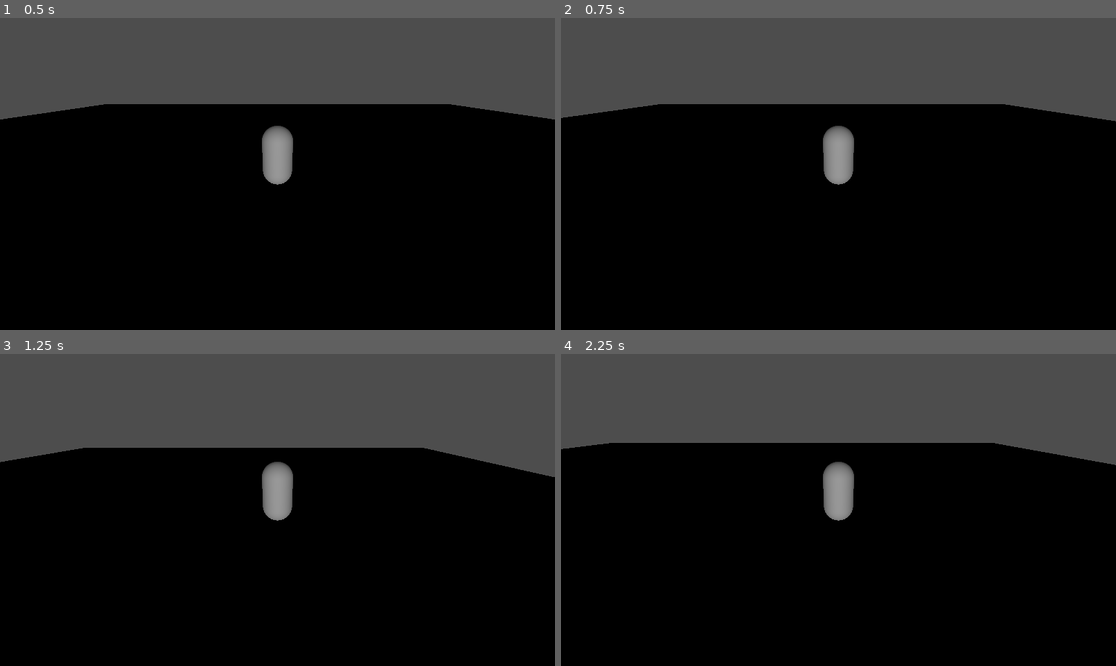
Above: before the commit, frames 1-4 (two rows, left to right).
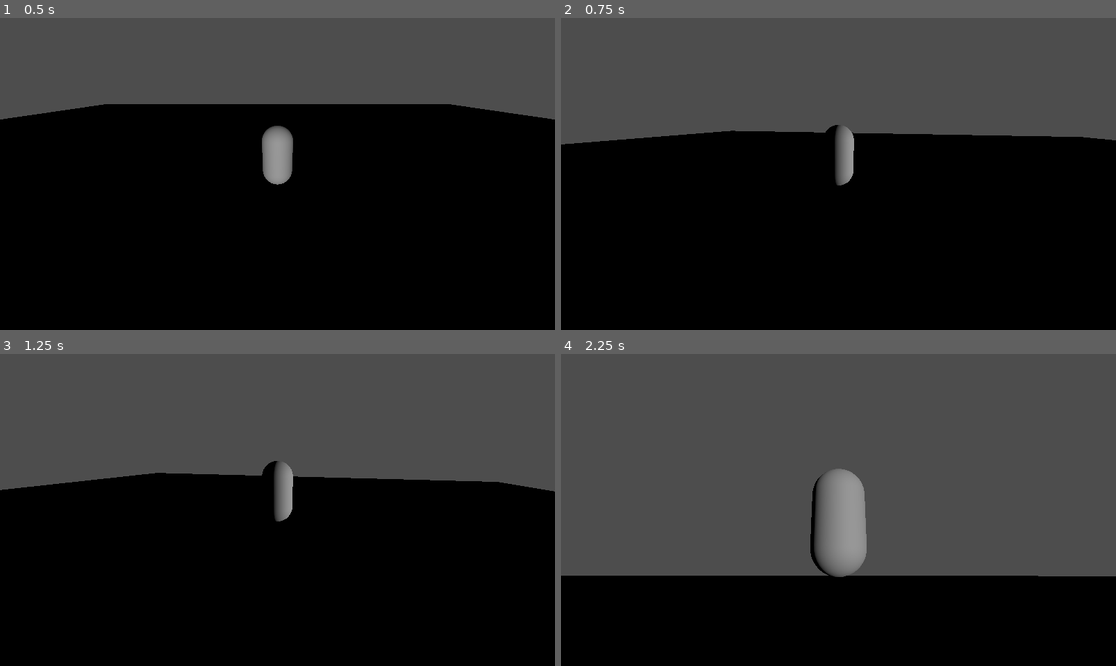
Above: after the commit, the same moments.

Repository: b0guslaw/LD58
Game: Godot game, scene res://world.tscn
The game is run twice, just before and just after one commit, with the same random seed, the same clock (stepped at 60 frames per second) and the same inputs.
Inputs (mouse positions are in pixels of both pictures, inside the frame that each line leads up to):
- Up to frame 1 (0.5 s): no input
- Up to frame 2 (0.75 s): tap Enter at 0.5 s; move the mouse to (960, 158) at 0.52 s; hold D (move_right) from 0.53 s (still down)
- Up to frame 3 (1.25 s): keep holding D (move_right); tap Space (jump) at 0.77 s
- Up to frame 4 (2.25 s): move the mouse to (727, 525) at 1.27 s; release D (move_right) at 1.28 s; hold S (move_back) 1.28-2.03 s; tap Space (jump) at 1.52 s; move the mouse to (894, 441) at 2.02 s; hold D (move_right) from 2.03 s (still down)

Frame 1 is identical in both runs. In frame 2, 9.7% of the frame differs, in the area x 0-100%, y 27-54%; in frame 3, 9.2%; in frame 4, 41%, in the area x 0-100%, y 28-72%.
Error after the commit: Attempt to call function 'make_current' in base 'null instance' on a null instance. (res://world.gd:6)

Commit message:
Integrate camera orbit and reverse movement

Diff:
--- a/neighborhood.tscn
+++ b/neighborhood.tscn
@@ -1,4 +1,6 @@
-[gd_scene load_steps=15 format=3 uid="uid://bpcx3eqbjfbwq"]
+[gd_scene load_steps=16 format=3 uid="uid://bdtajsldlggkr"]
+
+[ext_resource type="PackedScene" uid="uid://ckudr8chj1kgo" path="res://player.tscn" id="1_xi4q1"]
 
 [sub_resource type="StandardMaterial3D" id="StandardMaterial3D_fliuw"]
 albedo_color = Color(0.31, 0.099199995, 0.099199995, 1)
@@ -626,3 +628,6 @@
 
 [node name="WorldEnvironment" type="WorldEnvironment" parent="."]
 environment = SubResource("Environment_ra0do")
+
+[node name="Player" parent="." instance=ExtResource("1_xi4q1")]
+transform = Transform3D(1, 0, 0, 0, 1, 0, 0, 0, 1, 0, 2.1264105, 0)
--- a/player.gd
+++ b/player.gd
@@ -3,22 +3,42 @@
 @export var speed: float = 5.0
 @export var jump_force: float = 4.5
 @export var gravity: float = 9.8
+@export var interact_key := "interact"
+@onready var camera_pivot = $CameraPivot
+@onready var spring_arm = $CameraPivot/SpringArm3D
+
+var interactable_in_range: Area3D = null
+var mouse_sensitivity: float = 0.3
+var vertical_angle: float = 0.0
+var horizontal_angle: float = 0.0
+
+func _ready() -> void:
+	Input.mouse_mode = Input.MOUSE_MODE_CAPTURED
+
+func _input(event: InputEvent) -> void:
+	if event is InputEventMouseMotion:
+		horizontal_angle -= event.relative.x * mouse_sensitivity
+		vertical_angle -= event.relative.y * mouse_sensitivity
+		vertical_angle = clamp(vertical_angle, -80.0, 80.0)
+		camera_pivot.rotation_degrees = Vector3(vertical_angle, horizontal_angle, 0)
 
 func _physics_process(delta: float) -> void:
 	var input_dir = Vector3.ZERO
 
 	if Input.is_action_pressed("move_forward"):
+		input_dir.z += 1
+	if Input.is_action_pressed("move_back"):
 		input_dir.z -= 1
-	if Input.is_action_pressed("move_back"):
-		input_dir.z += 1
 	if Input.is_action_pressed("move_left"):
 		input_dir.x -= 1
 	if Input.is_action_pressed("move_right"):
 		input_dir.x += 1
 
+	if Input.is_action_just_pressed(interact_key) and interactable_in_range:
+		interactable_in_range.interact()
+
 	input_dir = input_dir.normalized()
 
-	# Rotate input relative to camera
 	var cam = get_viewport().get_camera_3d()
 	if cam:
 		var cam_basis = cam.global_transform.basis
--- a/player.tscn
+++ b/player.tscn
@@ -1,10 +1,12 @@
-[gd_scene load_steps=4 format=3 uid="uid://ckudr8chj1kgo"]
+[gd_scene load_steps=5 format=3 uid="uid://ckudr8chj1kgo"]
 
 [ext_resource type="Script" uid="uid://drlldp7l6q0o4" path="res://player.gd" id="1_4flbx"]
 
 [sub_resource type="CapsuleMesh" id="CapsuleMesh_sh265"]
 
 [sub_resource type="CapsuleShape3D" id="CapsuleShape3D_4flbx"]
+
+[sub_resource type="CapsuleShape3D" id="CapsuleShape3D_onrkg"]
 
 [node name="Player" type="CharacterBody3D"]
 script = ExtResource("1_4flbx")
@@ -15,10 +17,21 @@
 [node name="CollisionShape3D" type="CollisionShape3D" parent="."]
 shape = SubResource("CapsuleShape3D_4flbx")
 
-[node name="SpringArm3D" type="SpringArm3D" parent="."]
+[node name="Area3D" type="Area3D" parent="."]
+transform = Transform3D(1.5, 0, 0, 0, 1.5, 0, 0, 0, 1.5, 0, 0, 0)
+
+[node name="CollisionShape3D" type="CollisionShape3D" parent="Area3D"]
+shape = SubResource("CapsuleShape3D_onrkg")
+
+[node name="CameraPivot" type="Node3D" parent="."]
+
+[node name="SpringArm3D" type="SpringArm3D" parent="CameraPivot"]
 transform = Transform3D(1, 0, 0, 0, 0.98480767, 0.17364816, 0, -0.17364816, 0.98480767, 0, 1.6006744, 2.3949575)
 spring_length = 4.0
 
-[node name="Camera3D" type="Camera3D" parent="SpringArm3D"]
+[node name="Camera3D" type="Camera3D" parent="CameraPivot/SpringArm3D"]
 transform = Transform3D(1, 0, 0, 0, 0.96592605, 0.258819, 0, -0.258819, 0.96592605, 0, 1.8345182, 0.21064591)
 current = true
+
+[connection signal="body_shape_entered" from="Area3D" to="." method="_on_area_3d_body_shape_entered"]
+[connection signal="body_shape_exited" from="Area3D" to="." method="_on_area_3d_body_shape_exited"]
